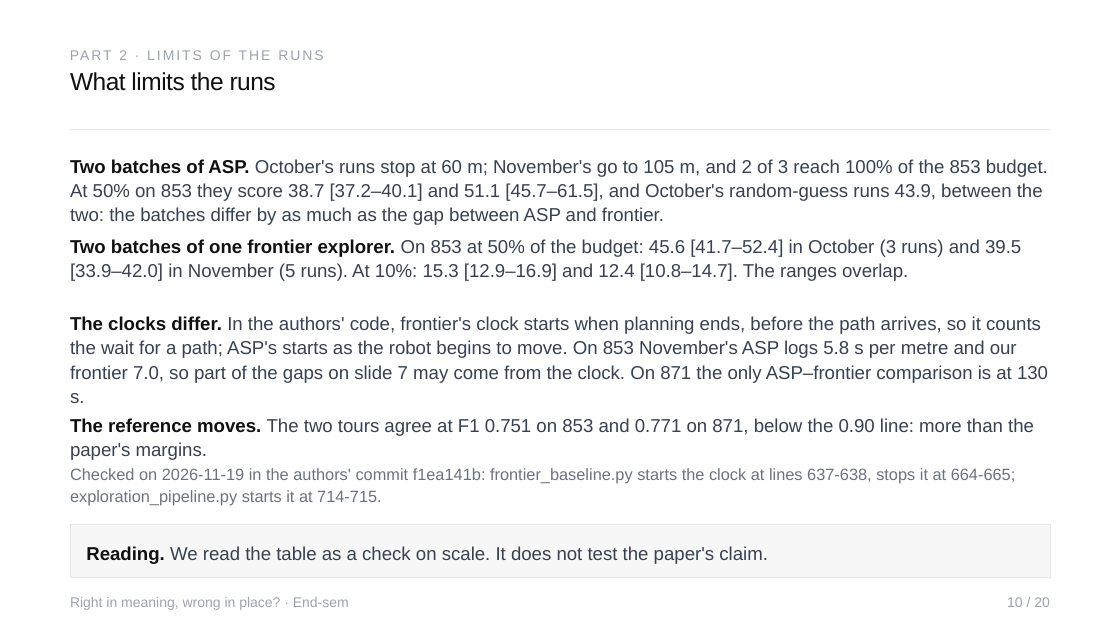
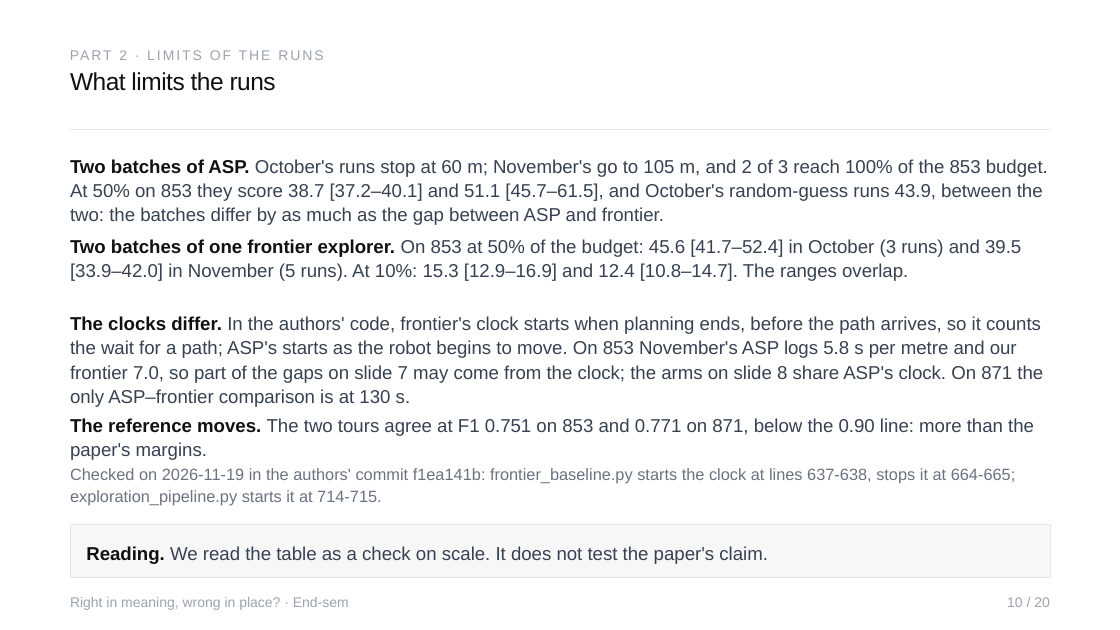
Before and after one commit to Sher110106/validity-aware-active-semantic-exploration, a slide deck: slide 10 of docs/endsem_2026-11/ASP_Endsem.pptx. Drawn at 1120x630 pixels with LibreOffice and Linux fonts; fonts in the diff are those of the drawing. Boxes give left, top, right and bottom in pixels: in the first picture for what was removed or moved away, otherwise in the second. Text is boxed around its words. In the diff, an @@ line names an element or a change of style, - is before the commit and + after.

```diff
--- a/docs/endsem_2026-11/ASP_Endsem.pptx
+++ b/docs/endsem_2026-11/ASP_Endsem.pptx
@@ text at box(70, 316, 1043, 407): text changed @@
-The clocks differ. In the authors' code, frontier's clock starts when planning ends, before the path arrives, so it counts the wait for a path; ASP's starts as the robot begins to move. On 853 November's ASP logs 5.8 s per metre and our frontier 7.0, so part of the gaps on slide 7 may come from the clock. On 871 the only ASP–frontier comparison is at 130 s.
+The clocks differ. In the authors' code, frontier's clock starts when planning ends, before the path arrives, so it counts the wait for a path; ASP's starts as the robot begins to move. On 853 November's ASP logs 5.8 s per metre and our frontier 7.0, so part of the gaps on slide 7 may come from the clock; the arms on slide 8 share ASP's clock. On 871 the only ASP–frontier comparison is at 130 s.
```
Also in this commit, not shown: 5 other slides changed, 8 other files.
